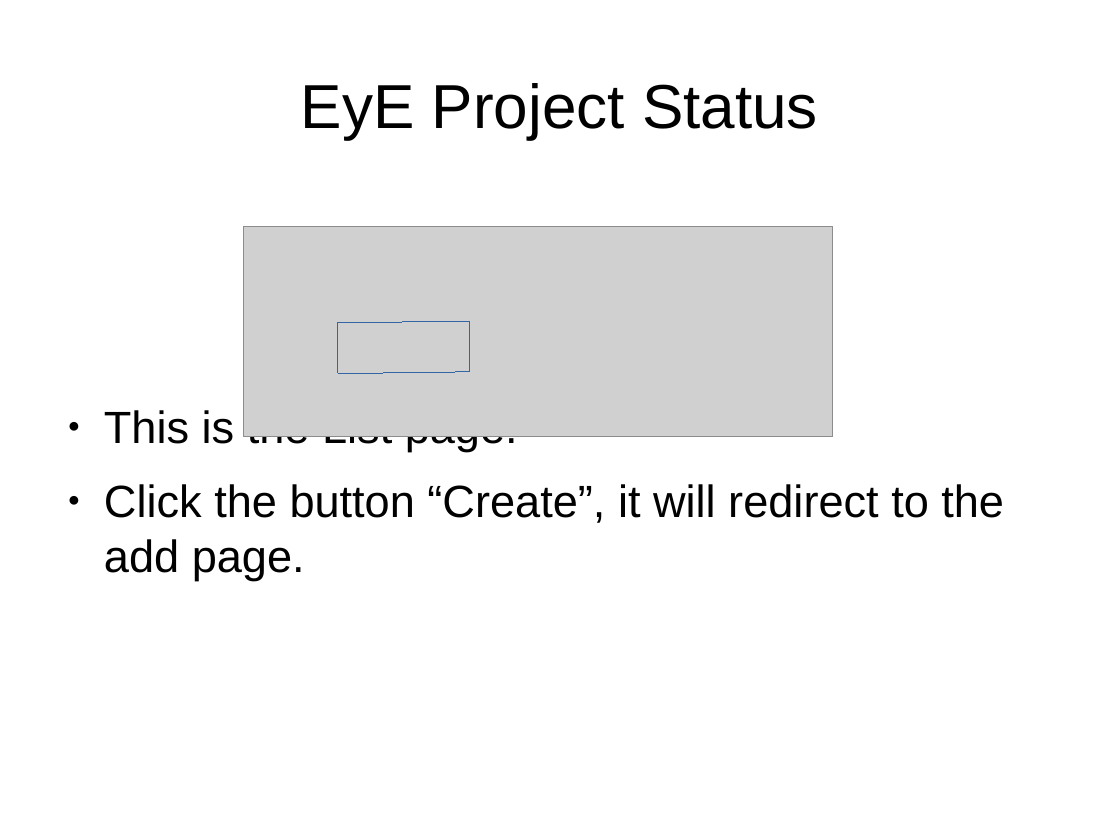
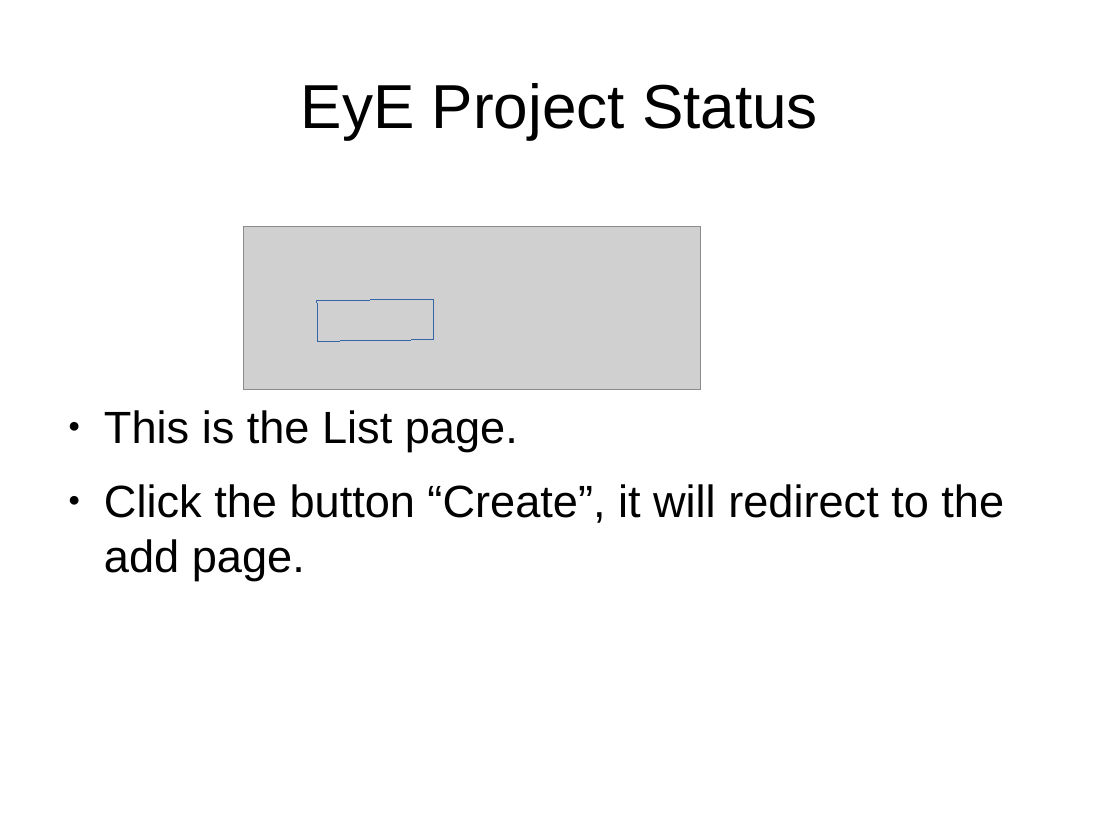
Before and after one commit to Huanqinaaa/EyE, a slide deck: slide 1 of HuanQinEyE project.pptx. Drawn at 1120x840 pixels with LibreOffice and Linux fonts; fonts in the diff are those of the drawing; grey boxes stand for pictures. Boxes give left, top, right and bottom in pixels: in the first picture for what was removed or moved away, otherwise in the second. Text is boxed around its words. In the diff, an @@ line names an element or a change of style, - is before the commit and + after.

```diff
--- a/HuanQinEyE project.pptx
+++ b/HuanQinEyE project.pptx
@@ picture: place and size @@
-picture at (243,227,832,437)
+picture at (243,227,701,390)
@@ rectangle: place and size @@
-rectangle at (337,321,470,374)
+rectangle at (317,299,434,341)
```
Also in this commit, not shown: 9 other files.
